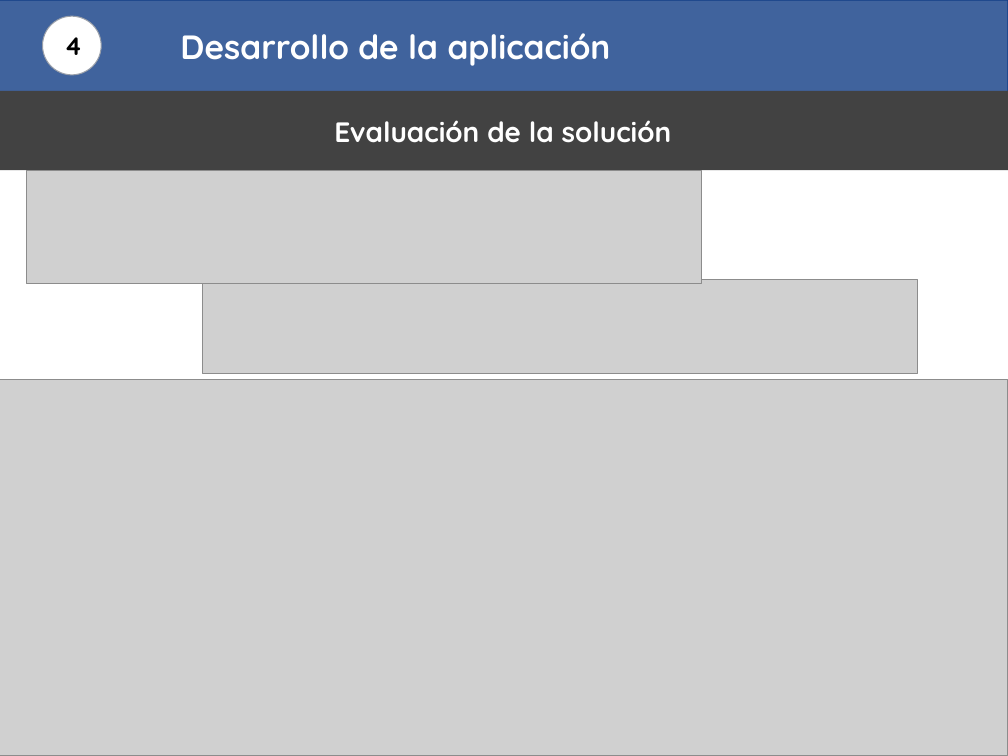
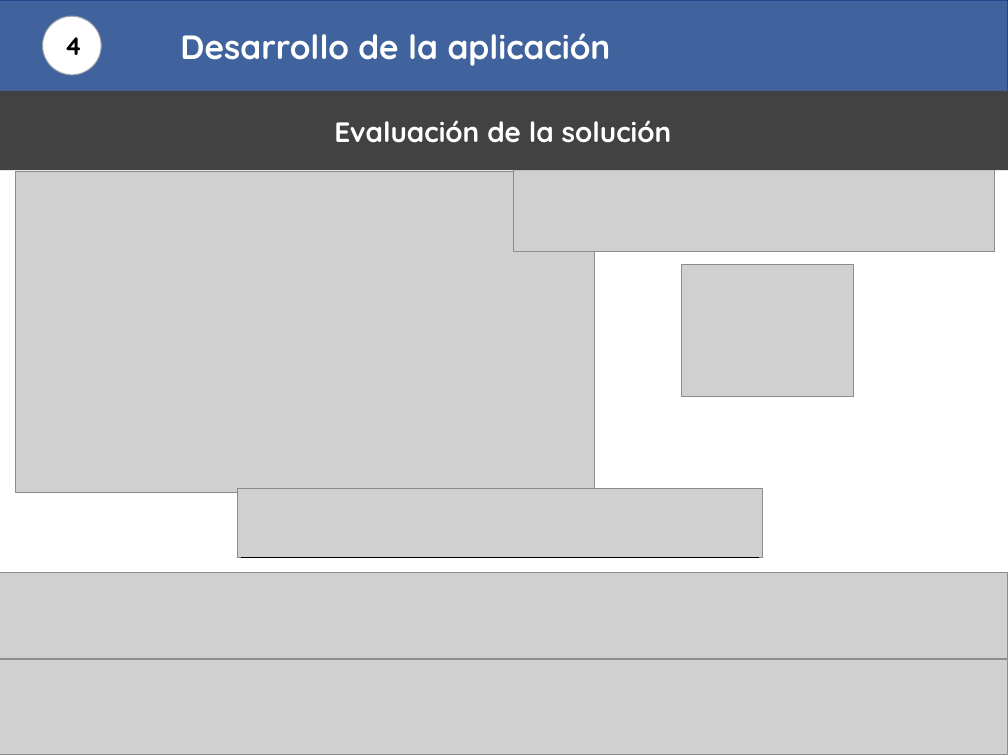
Before and after one commit to EleazarRubio/Master_Ciberseguridad_US, a slide deck: slide 21 of Presentacion/Presentacion_TFM_Eleazar_Rubio.pptx (slide 22 before the commit). Drawn at 1008x756 pixels with LibreOffice and Linux fonts; fonts in the diff are those of the drawing; grey boxes stand for pictures. Boxes give left, top, right and bottom in pixels: in the first picture for what was removed or moved away, otherwise in the second. Text is boxed around its words. In the diff, an @@ line names an element or a change of style, - is before the commit and + after.

```diff
--- a/Presentacion/Presentacion_TFM_Eleazar_Rubio.pptx
+++ b/Presentacion/Presentacion_TFM_Eleazar_Rubio.pptx
@@ picture added at [15, 171, 594, 493] @@
@@ picture: place and size @@
-picture at [27, 170, 703, 283]
+picture at [513, 167, 994, 252]
@@ picture added at [681, 265, 853, 397] @@
@@ picture: place and size @@
-picture at [203, 280, 917, 374]
+picture at [237, 489, 762, 557]
@@ line added from (241, 557) to (759, 557), #000000 0.5 pt @@
@@ picture added at [0, 573, 1008, 659] @@
@@ picture: place and size @@
-picture at [0, 379, 1008, 756]
+picture at [0, 659, 1008, 755]
```
Also in this commit, not shown: 6 other slides changed, 1 slide removed, 1 other file.
